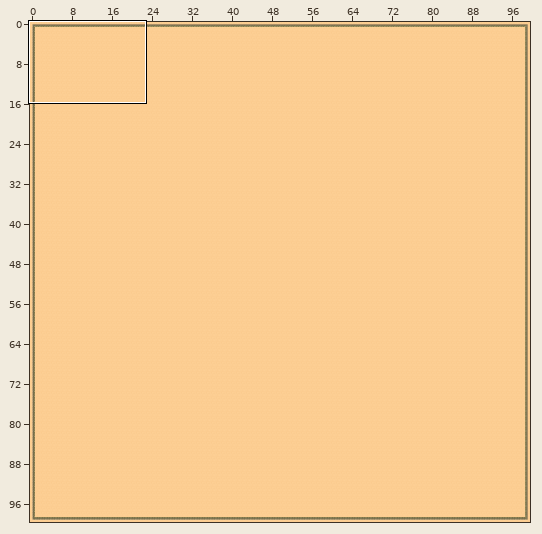
Level history. Tiled map: assets/tank_tiled_map.tmx. The picture above shows the old version from afar; the outline marks the close-up.
Close-up. First the earlier version:
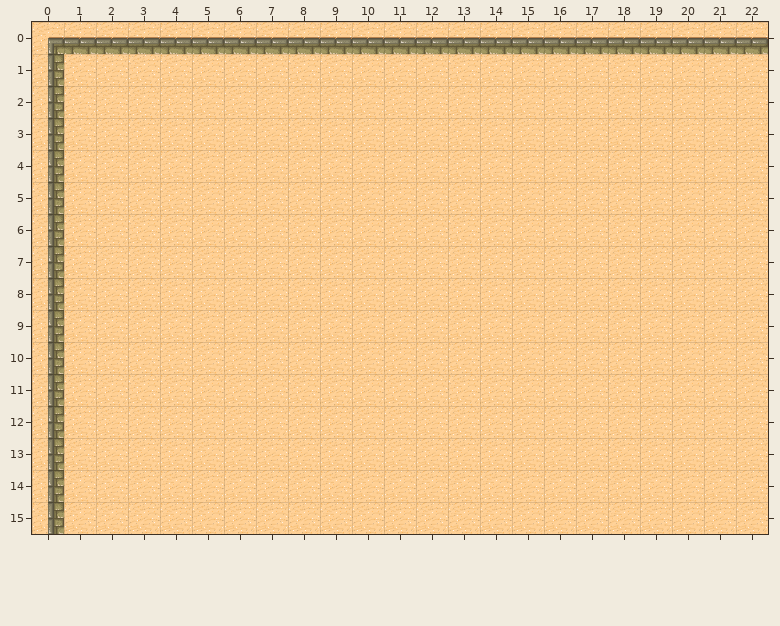
Cells are 32x32 px. Shown: x 0..22, y 0..15.
After the commit:
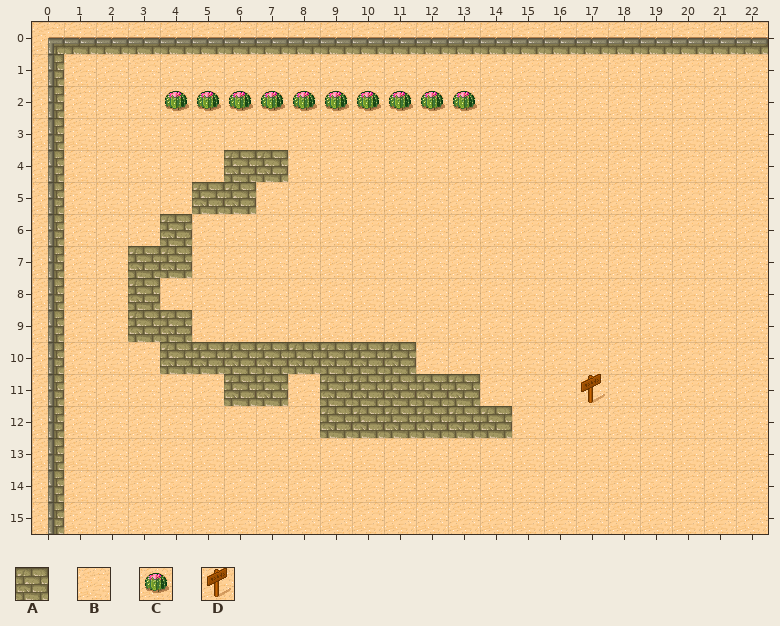
Key: from "tmw_desert_spacing": A 9, B 29, C 30, D 45.
_ is an empty cell, . an unchanged one.
Diff:
--- layer "Level-1"
@@ x 4..13 @@
- 2 BBBBBBBBBB
+ 2 CCCCCCCCCC
@@ x 3..17 @@
- 4 ...BB..........
- 5 ..BB...........
- 6 .B.............
- 7 BB.............
- 8 B..............
- 9 BB.............
-10 .BBBBBBBB......
-11 ...BB.BBBBB...B
-12 ......BBBBBB...
+ 4 ...AA..........
+ 5 ..AA...........
+ 6 .A.............
+ 7 AA.............
+ 8 A..............
+ 9 AA.............
+10 .AAAAAAAA......
+11 ...AA.AAAAA...D
+12 ......AAAAAA...
Boxes around the changes in both close-ups, in picture pixels (x1, y1, x2, y2):
changed: (165, 91, 477, 111)
changed: (128, 150, 512, 438)
changed: (581, 374, 605, 403)
